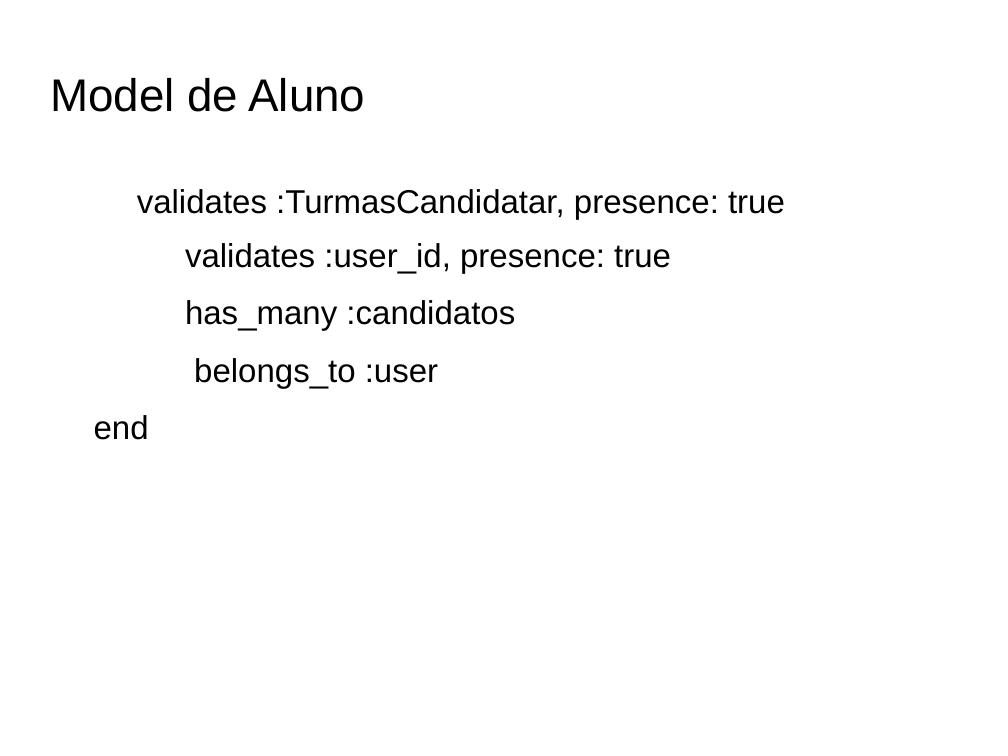
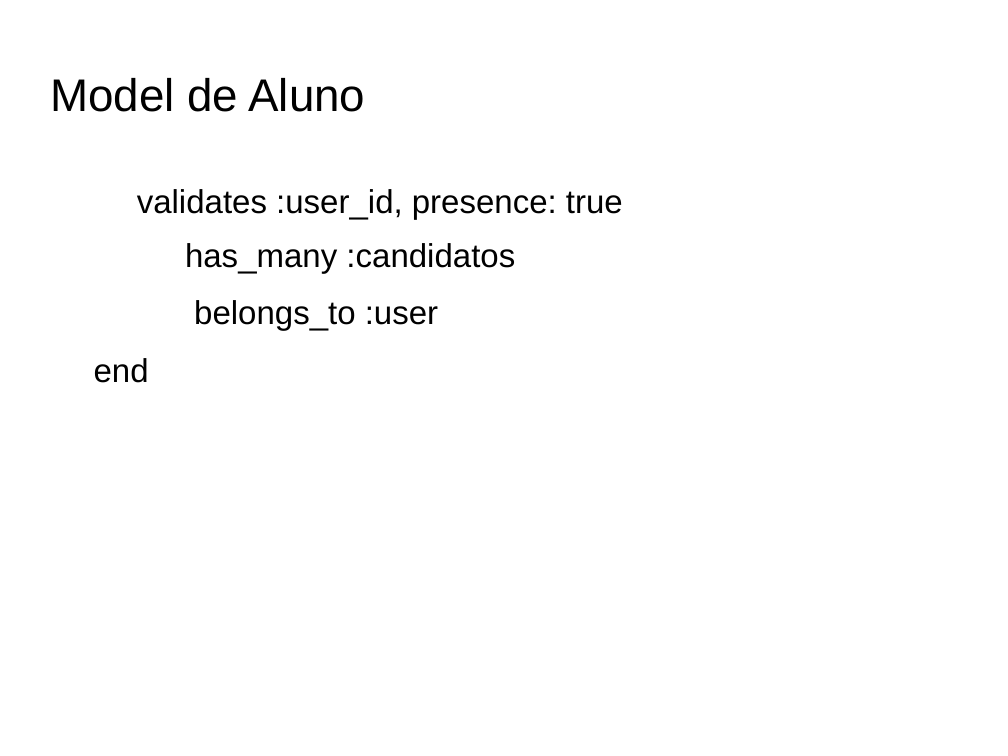
Before and after one commit to brunojus/cicmonit, a slide deck: slide 17 of Apresentacao.odp. Drawn at 1008x756 pixels with LibreOffice and Linux fonts; fonts in the diff are those of the drawing; background and template pictures are left out. Boxes give left, top, right and bottom in pixels: in the first picture for what was removed or moved away, otherwise in the second. Text is boxed around its words. In the diff, an @@ line names an element or a change of style, - is before the commit and + after.

```diff
--- a/Apresentacao.odp
+++ b/Apresentacao.odp
@@ text at (137, 189, 785, 219): paragraph removed @@
-  validates :TurmasCandidatar, presence: true
@@ text at (137, 189, 623, 219): list level 1 to 2 in "validates :user_id, presence: true" @@
```
Also in this commit, not shown: 16 other slides changed, 2 slides removed.
